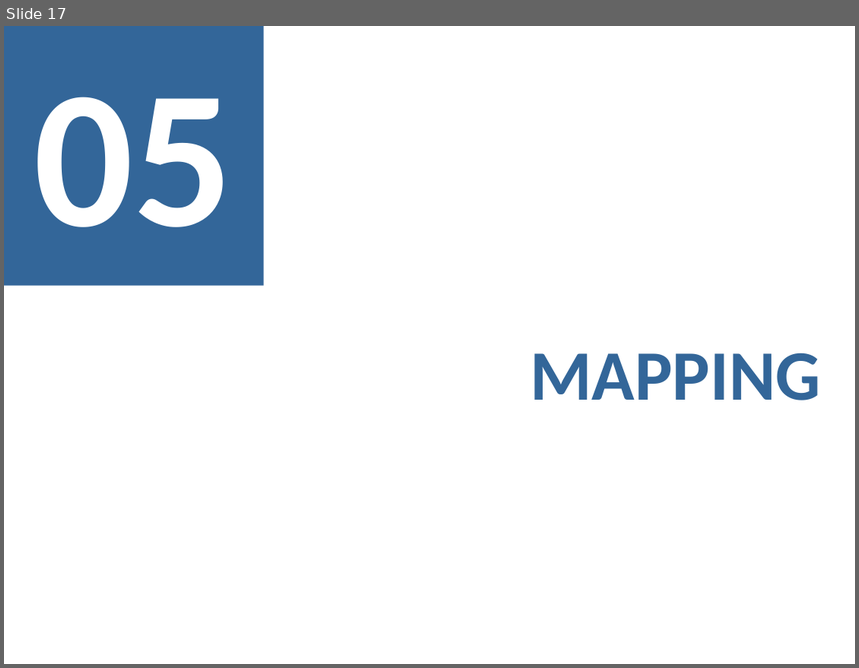
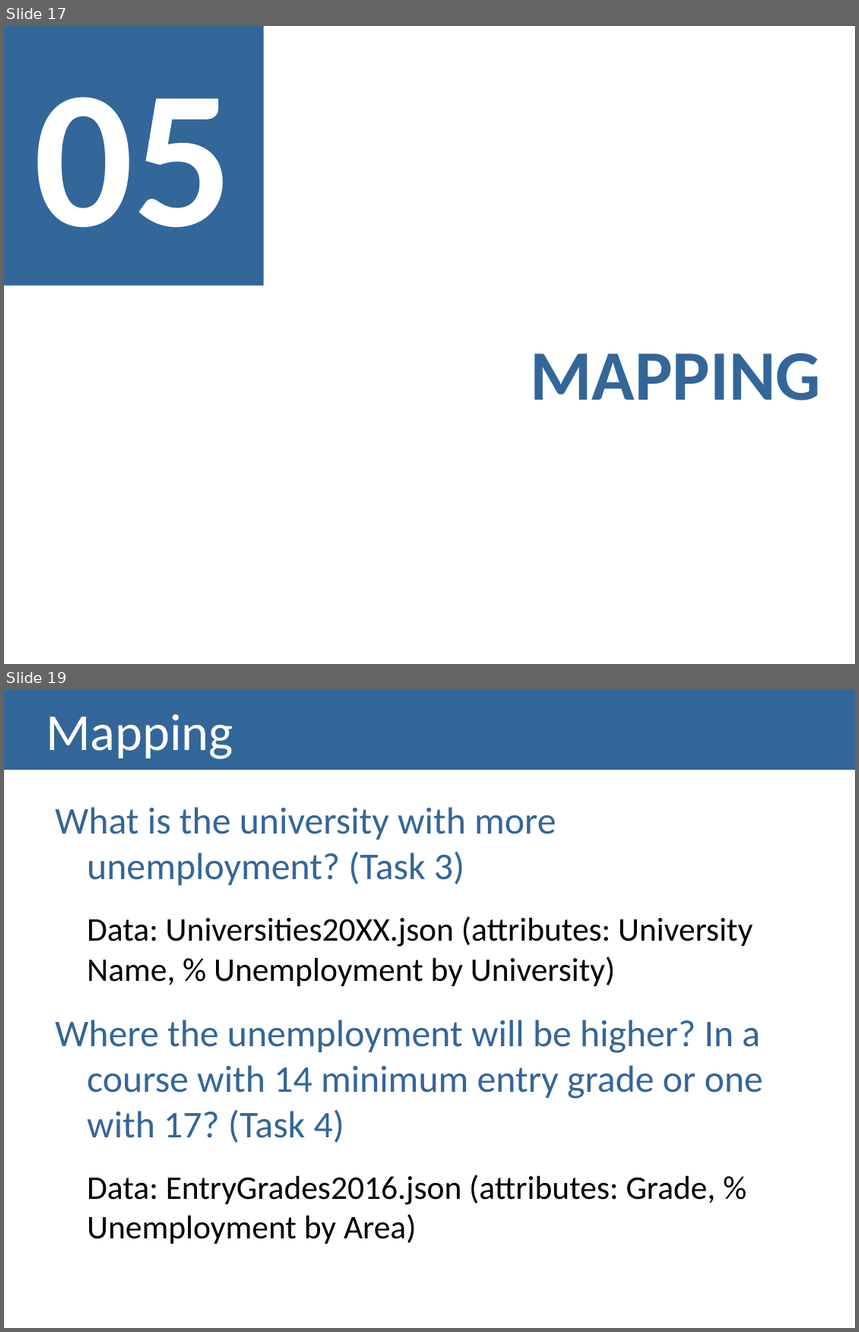
Before and after one commit to Strabox/Higher-Education-Unemployment-Portugal, a slide deck: II-Checkpoint/II-Checkpoint Presentation.pptx. Shown one above the other, each under a label of ours: slide 17 before the commit, slides 17 and 19 after it; the slides between them are not shown. The pictures are 859x668 and 859x1332 pixels, drawn with LibreOffice and Linux fonts; fonts in the diff are those of the drawing. Boxes give left, top, right and bottom in pixels: in the first picture for what was removed or moved away, otherwise in the second. Text is boxed around its words. In the diff, an @@ line names an element or a change of style, - is before the commit and + after.

```diff
--- a/II-Checkpoint/II-Checkpoint Presentation.pptx
+++ b/II-Checkpoint/II-Checkpoint Presentation.pptx
@@ slide 19 added at [4,690,855,1328], background #FFFFFF @@
@@ title added at [4,690,855,770], fill #336699, 44 pt, text #FFFFFF @@
+Mapping
@@ text added at [55,807,763,1244], 28 pt, text #000000 @@
+What is the university with more unemployment? (Task 3)
+Data: Universities20XX.json (attributes: University Name, % Unemployment by University)
+Where the unemployment will be higher? In a course with 14 minimum entry grade or one with 17? (Task 4)
+Data: EntryGrades2016.json (attributes: Grade, % Unemployment by Area)
```
Also in this commit, not shown: 1 slide changed, 1 other slide added.
